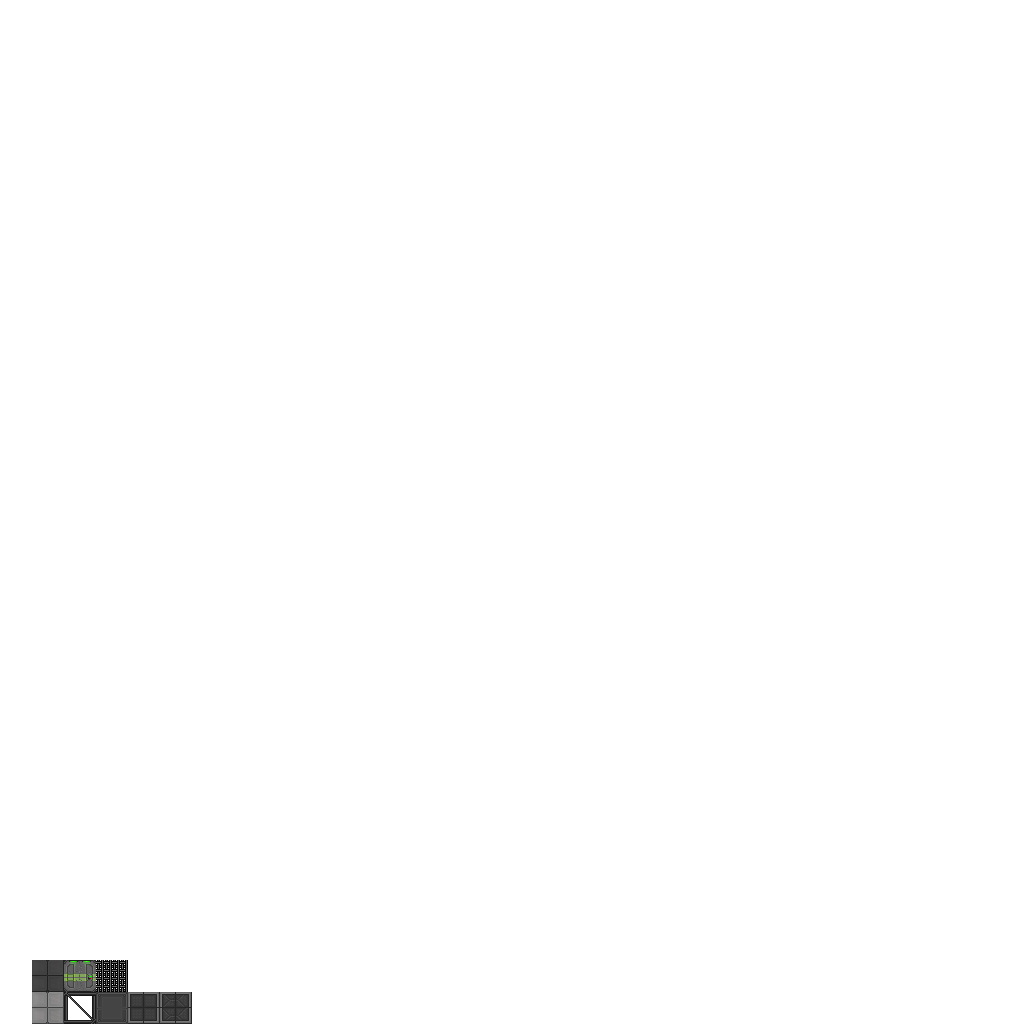
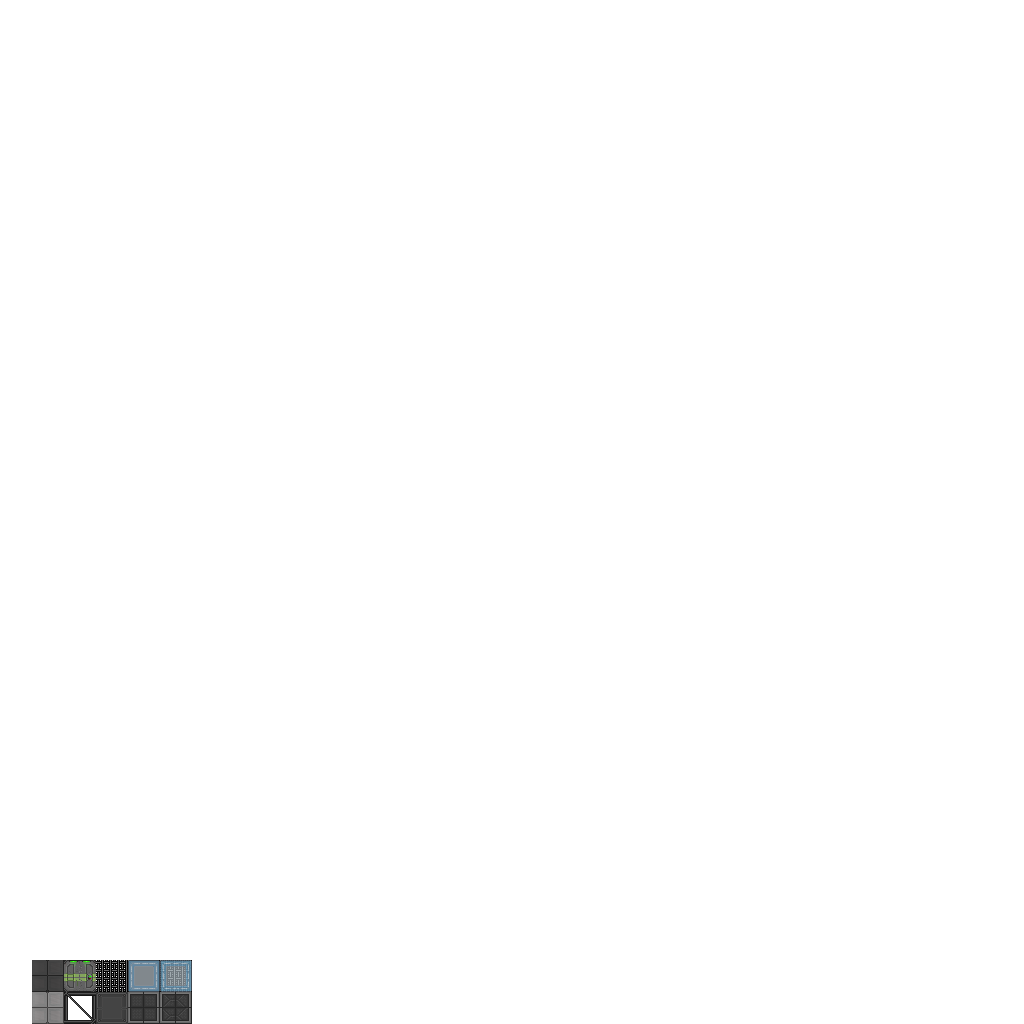
Layered file, before and after one edit (1024x1024). Changes by layer:
added layer "Layer 10" above "Layer 9" over [128, 960, 160, 992]
added layer "Layer 9" above "Layer 5" over [160, 960, 192, 992]
